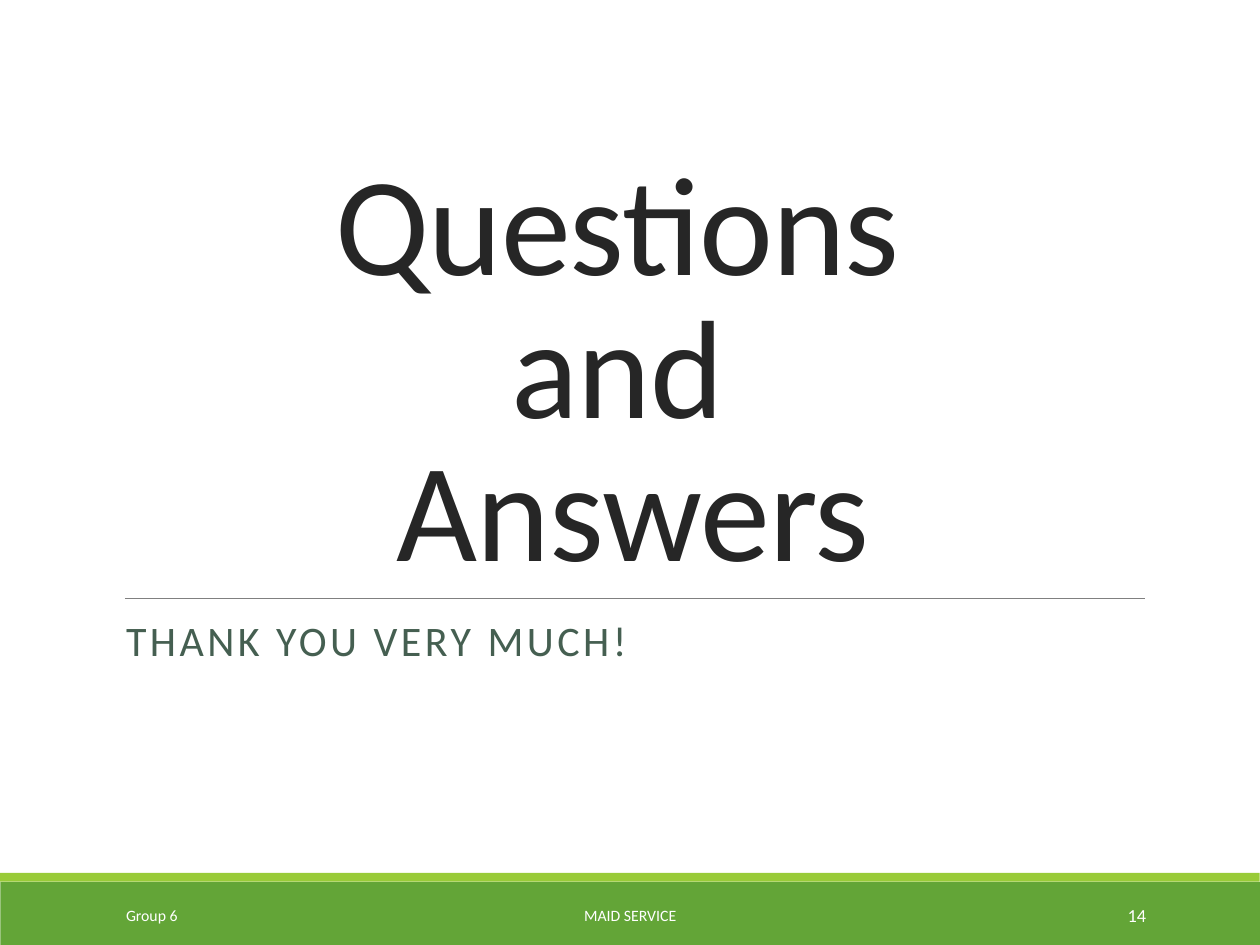
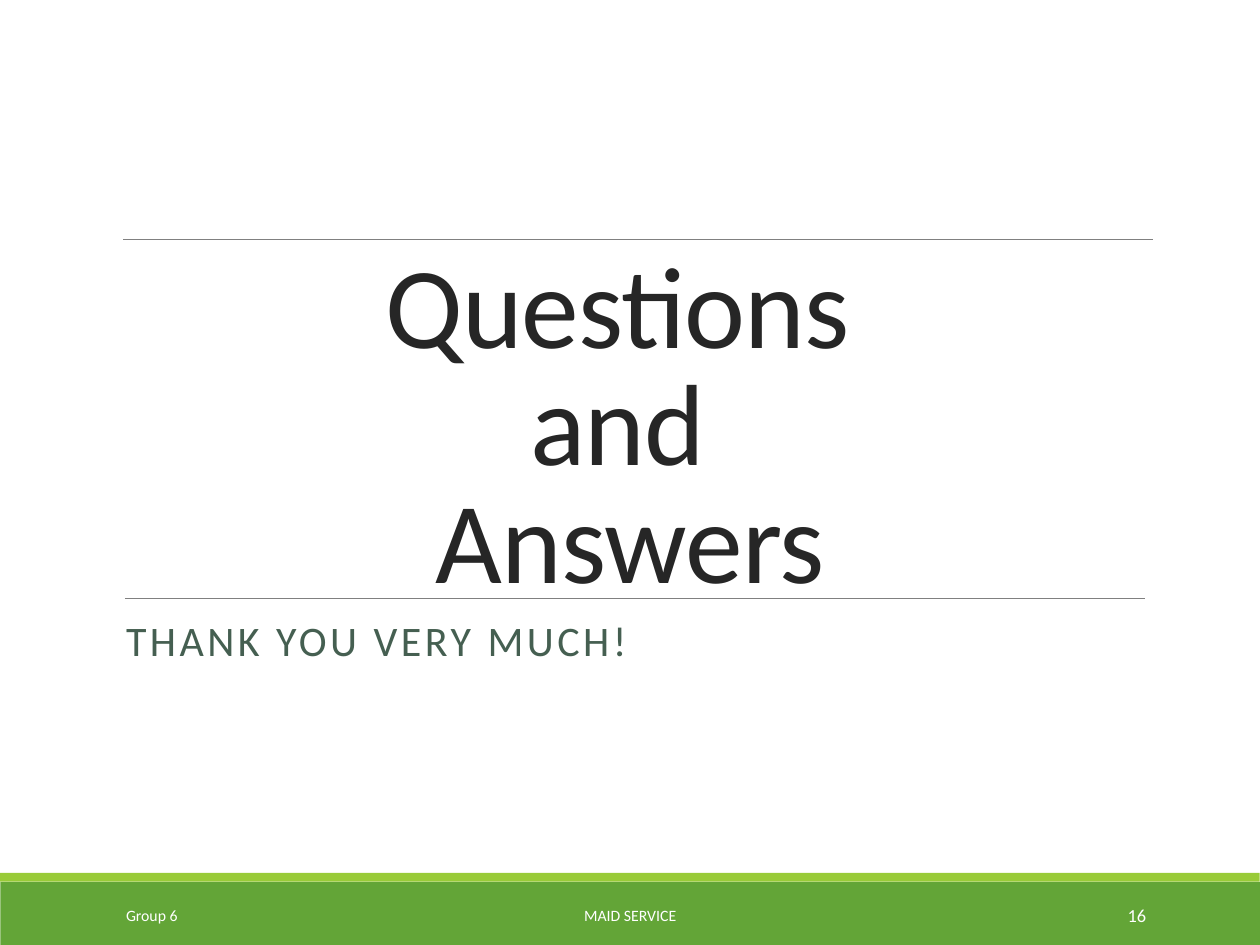
Before and after one commit to TuanBT/ms-website, a slide deck: slide 16 of Presentation/MS_Slide.pptx (slide 14 before the commit). Drawn at 1260x945 pixels with LibreOffice and Linux fonts; fonts in the diff are those of the drawing; background and template pictures are left out. Boxes give left, top, right and bottom in pixels: in the first picture for what was removed or moved away, otherwise in the second. Text is boxed around its words. In the diff, an @@ line names an element or a change of style, - is before the commit and + after.

```diff
--- a/Presentation/MS_Slide.pptx
+++ b/Presentation/MS_Slide.pptx
@@ line added from (123, 239) to (1153, 239), #808080 0.5 pt @@
@@ title "Questions and Answers": place and size @@
-title "Questions and Answers" at bbox=[335, 178, 899, 562]
+title "Questions and Answers" at bbox=[385, 268, 849, 599]
@@ title "Questions and Answers" at bbox=[385, 268, 849, 599]: size 80 to 66 pt @@
@@ page number at bbox=[1128, 909, 1147, 922]: text changed @@
-14
+16
```
Also in this commit, not shown: 9 other slides changed, 3 slides added, 1 slide removed.
